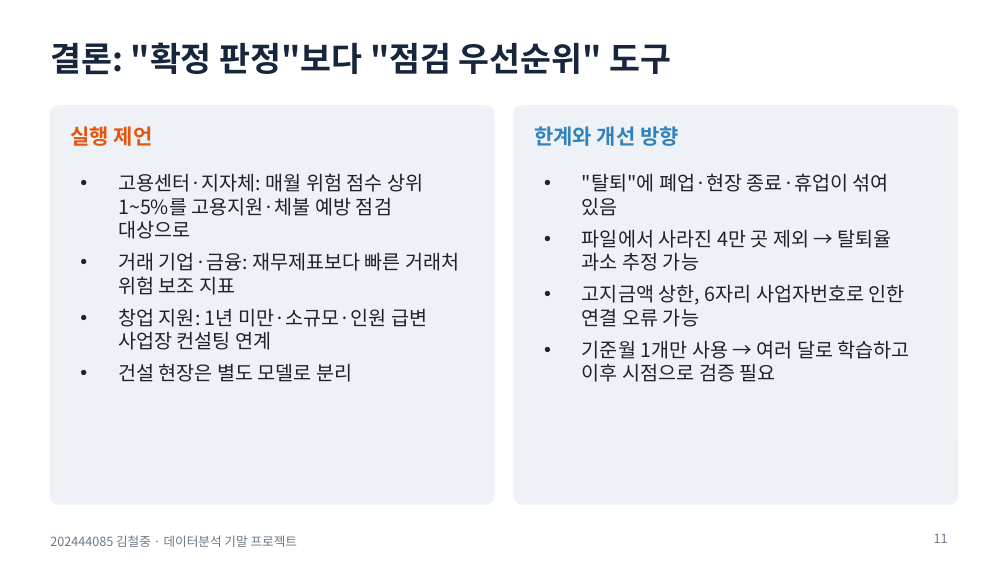
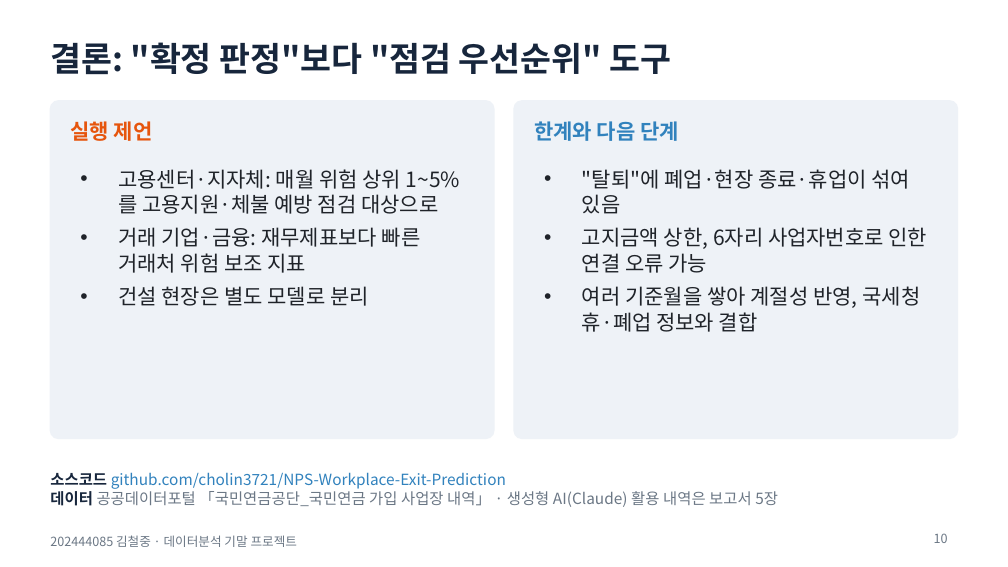
Before and after one commit to cholin3721/NPS-Workplace-Exit-Prediction, a slide deck: slide 10 of docs/202444085_김철중_기말프로젝트_발표.pptx (slide 11 before the commit). Drawn at 1008x567 pixels with LibreOffice and Linux fonts; fonts in the diff are those of the drawing. Boxes give left, top, right and bottom in pixels: in the first picture for what was removed or moved away, otherwise in the second. Text is boxed around its words. In the diff, an @@ line names an element or a change of style, - is before the commit and + after.

```diff
--- a/docs/202444085_김철중_기말프로젝트_발표.pptx
+++ b/docs/202444085_김철중_기말프로젝트_발표.pptx
@@ rounded rectangle: place and size @@
-rounded rectangle at [50, 106, 494, 504]
+rounded rectangle at [50, 101, 494, 438]
@@ rounded rectangle at [50, 101, 494, 438]: proportions changed @@
@@ text "실행 제언": place and size @@
-text "실행 제언" at [71, 126, 153, 146]
+text "실행 제언" at [71, 121, 153, 141]
@@ rounded rectangle at [514, 101, 958, 438]: proportions changed @@
@@ rounded rectangle: place and size @@
-rounded rectangle at [514, 106, 958, 504]
+rounded rectangle at [514, 101, 958, 438]
@@ text at [534, 121, 679, 141]: text changed @@
-한계와 개선 방향
+한계와 다음 단계
@@ text at [118, 169, 460, 214]: text changed; size 14 to 15 pt @@
-• 고용센터·지자체: 매월 위험 점수 상위 1~5%를 고용지원·체불 예방 점검 대상으로
+• 고용센터·지자체: 매월 위험 상위 1~5%를 고용지원·체불 예방 점검 대상으로
@@ text at [582, 169, 928, 273]: size 14 to 15 pt in ""탈퇴"에 폐업·현장 종료·휴업이 섞여 있음", "고지금액 상한, 6자리 사업자번호로 인한 연결 오류 ..." @@
@@ text at [118, 227, 421, 306]: size 14 to 15 pt in "거래 기업·금융: 재무제표보다 빠른 거래처 위험 보조 ...", "건설 현장은 별도 모델로 분리" @@
@@ text at [582, 229, 892, 271]: paragraph removed @@
-• 파일에서 사라진 4만 곳 제외 → 탈퇴율 과소 추정 가능
@@ text at [582, 286, 920, 332]: text changed; size 14 to 15 pt @@
-• 기준월 1개만 사용 → 여러 달로 학습하고 이후 시점으로 검증 필요
+• 여러 기준월을 쌓아 계절성 반영, 국세청 휴·폐업 정보와 결합
@@ text at [118, 308, 427, 350]: paragraph removed @@
-• 창업 지원: 1년 미만·소규모·인원 급변 사업장 컨설팅 연계
@@ text added at [50, 472, 778, 507], 11 pt, text #3182BD @@
+소스코드 github.com/cholin3721/NPS-Workplace-Exit-Prediction
+데이터 공공데이터포털 「국민연금공단_국민연금 가입 사업장 내역」 · 생성형 AI(Claude) 활용 내역은 보고서 5장
@@ page number at [934, 533, 948, 543]: text changed @@
-11
+10
```
Also in this commit, not shown: 8 other slides changed, 1 slide added, 3 slides removed, 23 other files.
